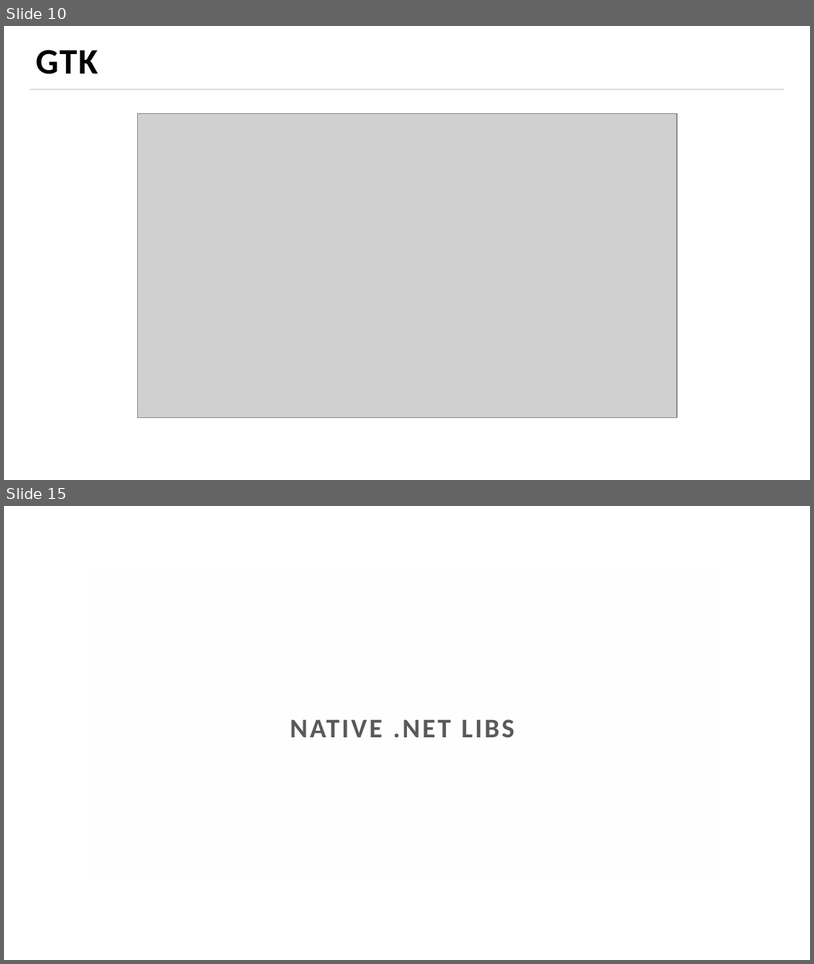
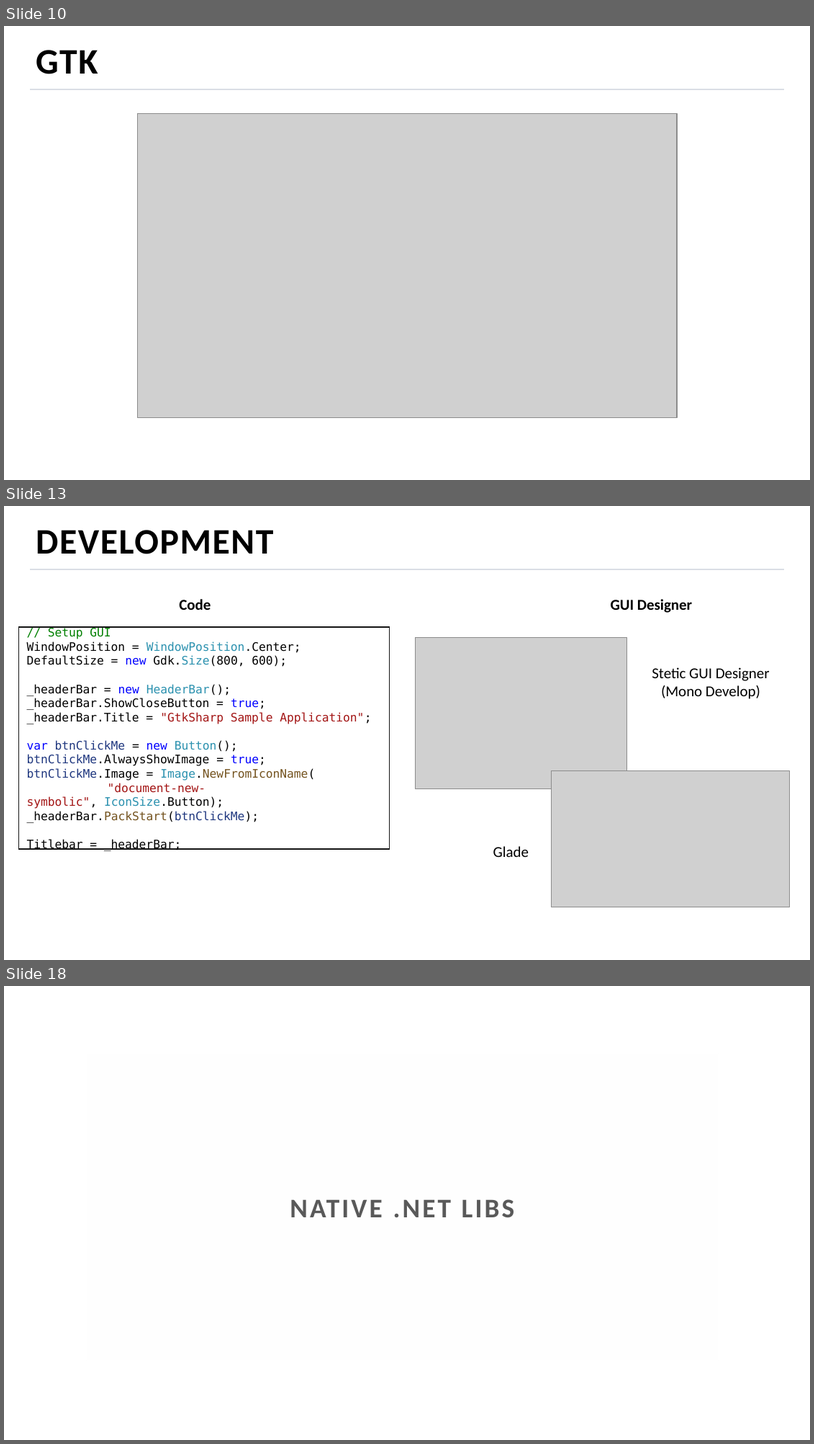
Before and after one commit to MihailRomanov/TechTalks_GUI_in_Net, a slide deck: presentation.pptx. Shown one above the other, each under a label of ours: slides 10 and 15 before the commit, slides 10, 13 and 18 after it; the slides between them are not shown. The pictures are 814x964 and 814x1444 pixels, drawn with LibreOffice and Linux fonts; fonts in the diff are those of the drawing; grey boxes stand for pictures; background and template pictures are left out. Boxes give left, top, right and bottom in pixels: in the first picture for what was removed or moved away, otherwise in the second. Text is boxed around its words. In the diff, an @@ line names an element or a change of style, - is before the commit and + after.

```diff
--- a/presentation.pptx
+++ b/presentation.pptx
@@ slide 13 added at (x1=4, y1=506, x2=810, y2=960), background picture (left out); not listed: 1 template element that a slide beside it also shows @@
@@ title added at (x1=36, y1=530, x2=273, y2=554), 32 pt, text #000000, bold @@
+DEVELOPMENT
@@ text added at (x1=179, y1=599, x2=211, y2=610), 13.5 pt, text #000000, bold @@
+Code
@@ text added at (x1=611, y1=599, x2=692, y2=613), 13.5 pt, text #000000, bold @@
+GUI Designer
@@ rectangle added at (x1=18, y1=627, x2=389, y2=849), fill #FFFFFF, outline #141414 1 pt, 10.5 pt, text #000000 @@
+// Setup GUI
+WindowPosition = WindowPosition.Center;
+DefaultSize = new Gdk.Size(800, 600);
+_headerBar = new HeaderBar();
+_headerBar.ShowCloseButton = true;
+_headerBar.Title = "GtkSharp Sample Application";
+var btnClickMe = new Button();
+btnClickMe.AlwaysShowImage = true;
+btnClickMe.Image = Image.NewFromIconName(
+"document-new-symbolic", IconSize.Button);
+_headerBar.PackStart(btnClickMe);
+Titlebar = _headerBar;
@@ picture added at (x1=416, y1=638, x2=628, y2=789) @@
@@ text added at (x1=652, y1=667, x2=770, y2=699), 13.5 pt, text #000000 @@
+Stetic GUI Designer
+(Mono Develop)
@@ picture added at (x1=551, y1=770, x2=790, y2=907) @@
@@ text added at (x1=494, y1=846, x2=529, y2=857), 13.5 pt, text #000000 @@
+Glade
@@ what was slide 15 is now slide 18 @@
```
Also in this commit, not shown: 4 slides changed, 9 other slides added, 4 slides removed.
